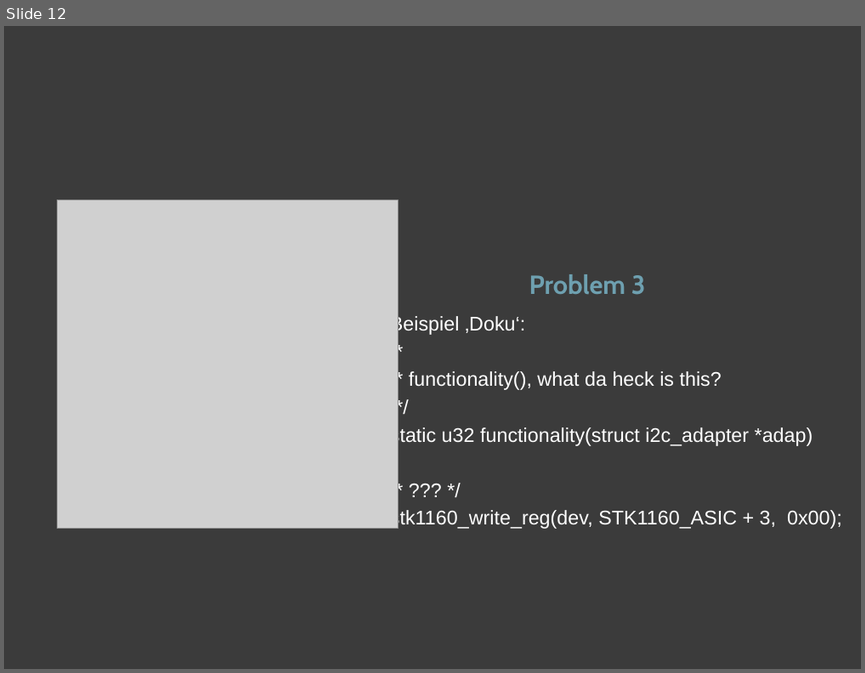
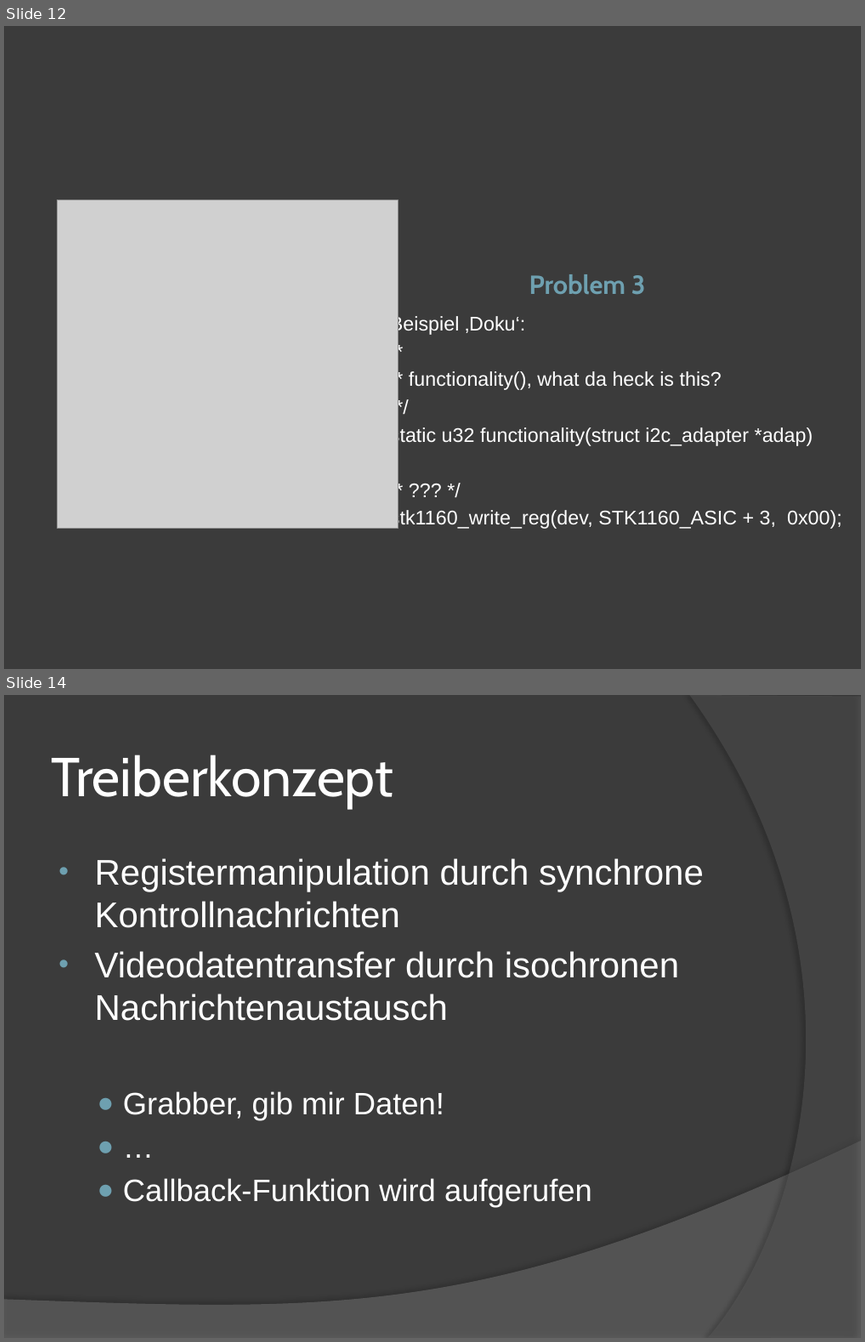
Before and after one commit to swp2013riot/riot-cam-driver, a slide deck: Abschlusspraesentation.pptx. Shown one above the other, each under a label of ours: slide 12 before the commit, slides 12 and 14 after it; the slides between them are not shown. The pictures are 865x673 and 865x1342 pixels, drawn with LibreOffice and Linux fonts; fonts in the diff are those of the drawing; grey boxes stand for pictures. Boxes give left, top, right and bottom in pixels: in the first picture for what was removed or moved away, otherwise in the second. Text is boxed around its words. In the diff, an @@ line names an element or a change of style, - is before the commit and + after.

```diff
--- a/Abschlusspraesentation.pptx
+++ b/Abschlusspraesentation.pptx
@@ slide 14 added at [4, 695, 861, 1338], background #3B3B3B @@
@@ freeform shape added at [689, 695, 861, 1338], fill #5E5E5E at 40% opacity @@
@@ title added at [51, 755, 393, 808], 46 pt, text #FFFFFF @@
+Treiberkonzept
@@ text added at [95, 858, 704, 1208], 30 pt, text #FFFFFF @@
+• Registermanipulation durch synchrone Kontrollnachrichten
+• Videodatentransfer durch isochronen Nachrichtenaustausch
+  ● Grabber, gib mir Daten!
+  ● …
+  ● Callback-Funktion wird aufgerufen
@@ freeform shape added at [4, 1140, 861, 1338], fill #7F7F7F at 45% opacity @@
```
Also in this commit, not shown: 7 other slides added.
